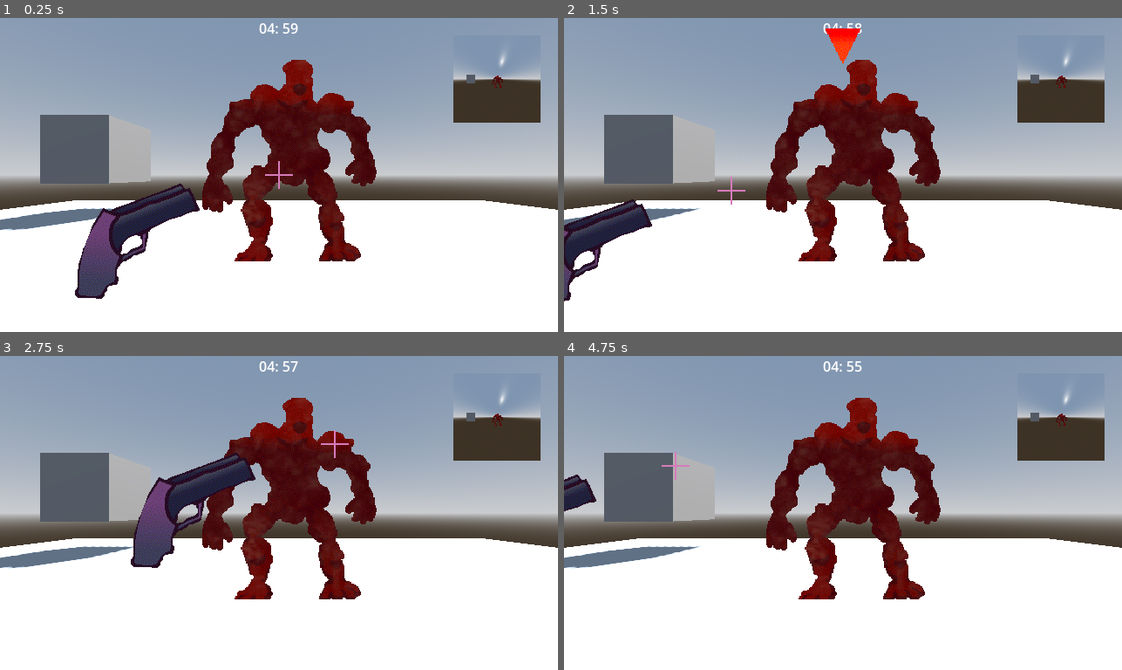
Above: before the commit, frames 1-4 (two rows, left to right).
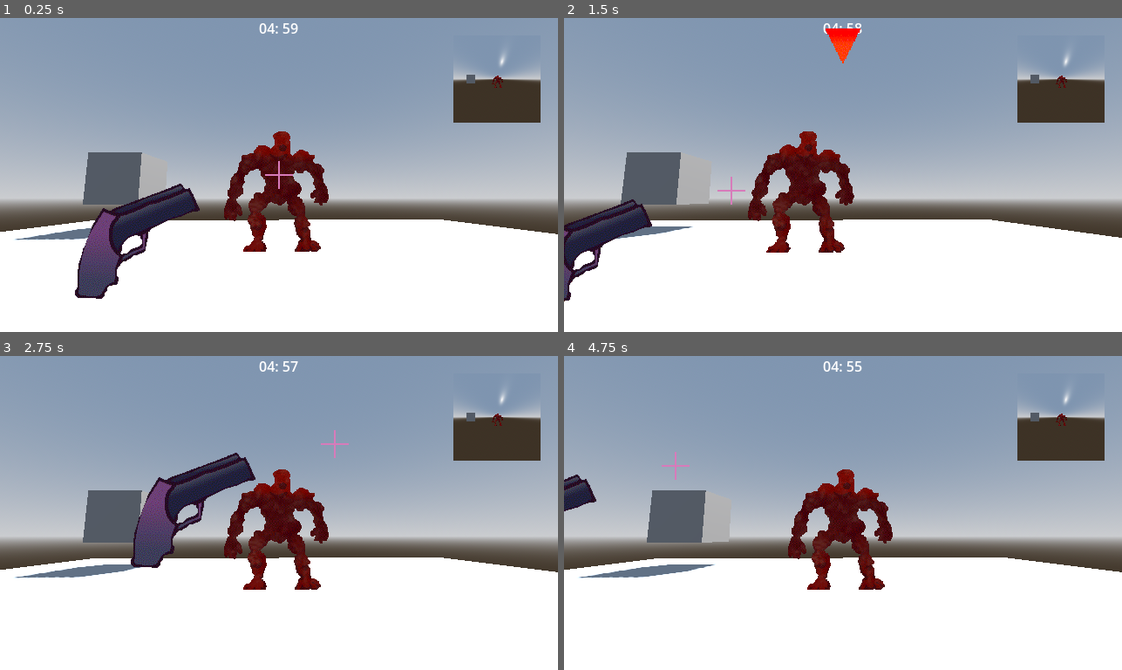
Above: after the commit, the same moments.

Repository: danielday-dev/dungeon-crawler-jam-2025
Game: Godot game, scene res://Levels/combatsave.tscn
Two runs of this game, one before a commit and one after it. Both use one fixed random seed, a clock stepped at 60 frames per second and the inputs below.
Inputs (mouse positions are in pixels of both pictures, inside the frame that each line leads up to):
- Up to frame 1 (0.25 s): no input
- Up to frame 2 (1.5 s): tap Enter at 0.5 s; move the mouse to (965, 159) at 0.52 s; hold D (right) 0.53-1.28 s; tap Q (look_left) at 0.6 s; click (965, 159) at 0.67 s; tap Space at 1.25 s; move the mouse to (731, 190) at 1.27 s; hold S (down) from 1.28 s (still down); tap E (look_right) at 1.35 s
- Up to frame 3 (2.75 s): move the mouse to (334, 443) at 2.02 s; release S (down) at 2.03 s; hold D (right) from 2.03 s (still down); tap Q (look_left) at 2.1 s
- Up to frame 4 (4.75 s): tap Enter at 2.75 s; move the mouse to (815, 575) at 2.77 s; release D (right) at 2.78 s; hold W (up) 2.78-3.53 s; tap E (look_right) at 2.85, 4.35 s; click (815, 575) at 2.92 s; move the mouse to (1010, 560) at 3.52 s; hold A (left) from 3.53 s (still down); tap Q (look_left) at 3.6 s; move the mouse to (675, 465) at 4.27 s

The runs differ from the first frame. In frame 1, 23% of the frame differs, in the area x 0-100%, y 13-78%; in frame 2, 23%; in frame 3, 23%; in frame 4, 24%.

Commit message:
added dodge animations

Diff:
--- a/Assets/Combat/combat.gd
+++ b/Assets/Combat/combat.gd
@@ -20,6 +20,7 @@
 @export var _attackIndicatorsParent: Node;
 
 signal weak_spot_reveal;
+signal dodge(direction: Vector2);
 
 # dict of attack directions and the corresponding input direction that allows you to dodge successfully
 # (the reverse of the attack dir)
@@ -103,6 +104,8 @@
 		if (_time_since_dodge_input < _dodge_input_window):
 			return;
 
+		dodge.emit(_dodge_input_direction);
+
 		# reset stored dodge input, prevent dodging again until small cooldown period done
 		_dodge_input_direction = Vector2.ZERO;
 		_player_state = PlayerState.DODGE_COOLDOWN;
--- a/Assets/Entities/Base/entity_base.gd
+++ b/Assets/Entities/Base/entity_base.gd
@@ -9,6 +9,7 @@
 
 var m_input_move : Vector2i = Vector2i.ZERO;
 var m_input_turn : float = 0.0;
+@export var health: float = 3.0;
 
 #########################################################################
 # Internal.
--- a/Levels/combatsave.tscn
+++ b/Levels/combatsave.tscn
@@ -1,12 +1,14 @@
-[gd_scene load_steps=14 format=3 uid="uid://dfpb0wfedv01w"]
+[gd_scene load_steps=17 format=3 uid="uid://dfpb0wfedv01w"]
 
 [ext_resource type="PackedScene" uid="uid://b1xlm6mmsi7mp" path="res://Assets/Combat/combat.tscn" id="1_cnvjw"]
 [ext_resource type="PackedScene" uid="uid://dhuuv1e6aff8j" path="res://Assets/Timer/heartbeat.tscn" id="2_cnvjw"]
+[ext_resource type="Script" uid="uid://u0wfc675b7mn" path="res://Levels/player_combat.gd" id="3_cnvjw"]
 [ext_resource type="PackedScene" uid="uid://ddffnt81wfxkt" path="res://Assets/Combat/TargetingRing/targeting_ring_3d.tscn" id="5_0m6j6"]
 [ext_resource type="Texture2D" uid="uid://cdvwudv845sho" path="res://Assets/Combat/Sprites/Arrow.png" id="5_cnvjw"]
 [ext_resource type="Script" uid="uid://cjq6hjyjcbwxh" path="res://Assets/Minimap/minimap.gd" id="6_abpda"]
 [ext_resource type="PackedScene" uid="uid://cgnac65wpahfa" path="res://Assets/Combat/WeakPoint/weak_spot.tscn" id="7_k1dr4"]
 [ext_resource type="SpriteFrames" uid="uid://d32lrvp3xi3t3" path="res://Assets/Entities/Enemies/FleshHulk/flesh_hulk_sprite_frames.tres" id="7_pexy1"]
+[ext_resource type="Script" uid="uid://b7uf43us23rwd" path="res://Assets/Combat/weak_spot.gd" id="8_k1dr4"]
 
 [sub_resource type="ProceduralSkyMaterial" id="ProceduralSkyMaterial_s41d2"]
 sky_horizon_color = Color(0.662243, 0.671743, 0.686743, 1)
@@ -20,6 +22,10 @@
 sky = SubResource("Sky_gtnvv")
 tonemap_mode = 2
 
+[sub_resource type="Curve" id="Curve_cnvjw"]
+_data = [Vector2(0, 0), 0.0, 0.0, 0, 0, Vector2(0.265957, 1), 0.990169, 0.990169, 0, 0, Vector2(0.75, 0), 0.0, 0.0, 0, 0]
+point_count = 3
+
 [sub_resource type="CapsuleMesh" id="CapsuleMesh_61lih"]
 
 [sub_resource type="PlaneMesh" id="PlaneMesh_s41d2"]
@@ -31,7 +37,6 @@
 [node name="Combat" parent="." node_paths=PackedStringArray("_timer", "_attackRing", "_weakSpotsParent", "_attackIndicatorsParent") instance=ExtResource("1_cnvjw")]
 _timer = NodePath("../Heartbeat")
 _attackRing = NodePath("../TargetingRing3D")
-_attackPattern = Array[int]([0, 1, 0, 1, 2, 3])
 _weakSpotsParent = NodePath("../Enemy/WeakSpots")
 _attackIndicatorsParent = NodePath("../CanvasLayer/AttackIndicators")
 
@@ -45,8 +50,11 @@
 transform = Transform3D(-0.866025, -0.433013, 0.25, 0, 0.5, 0.866025, -0.5, 0.75, -0.433013, 0, 0, 0)
 shadow_enabled = true
 
-[node name="Player" type="Node3D" parent="."]
-transform = Transform3D(1, 0, 0, 0, 1, 0, 0, 0, 1, -0.00156617, 0.00160146, -0.000651836)
+[node name="Player" type="Node3D" parent="." node_paths=PackedStringArray("testEnemy")]
+transform = Transform3D(1, 0, 0, 0, 1, 0, 0, 0, 1, -0.00156617, 0.00160146, 0.999348)
+script = ExtResource("3_cnvjw")
+testEnemy = NodePath("../Enemy")
+dodgeCurve = SubResource("Curve_cnvjw")
 
 [node name="Head" type="Node3D" parent="Player"]
 transform = Transform3D(1, 0, 0, 0, 1, 0, 0, 0, 1, 0, -0.378963, 0)
@@ -178,6 +186,7 @@
 
 [node name="WeakSpots" type="Node3D" parent="Enemy"]
 transform = Transform3D(1, 0, 0, 0, 1, 0, 0, 0, 1, 0, 0, 0.296308)
+script = ExtResource("8_k1dr4")
 
 [node name="WeakSpot" parent="Enemy/WeakSpots" instance=ExtResource("7_k1dr4")]
 transform = Transform3D(1, 0, 0, 0, 1, 0, 0, 0, 1, 0, 0.468908, 0)
@@ -194,6 +203,7 @@
 [node name="WeakSpot5" parent="Enemy/WeakSpots" instance=ExtResource("7_k1dr4")]
 transform = Transform3D(1, 0, 0, 0, 1, 0, 0, 0, 1, -0.293828, -0.588476, 0)
 
+[connection signal="dodge" from="Combat" to="Player" method="_on_combat_dodge"]
 [connection signal="weak_spot_reveal" from="Combat" to="TargetingRing3D" method="_on_combat_weak_spot_reveal"]
 [connection signal="heart_beat" from="Heartbeat" to="Combat" method="_on_heartbeat_heart_beat"]
 [connection signal="heart_beat" from="Heartbeat" to="TargetingRing3D" method="_on_heartbeat_heart_beat"]
--- /dev/null
+++ b/Levels/player_combat.gd
@@ -0,0 +1,37 @@
+extends Node3D
+
+@export var testEnemy: Node3D;
+@export var dodgeCurve: Curve;
+@onready var head = $Head;
+
+var m_cam_original_pos: Vector3;
+var m_look_at_enemy: Vector3 = Vector3.ZERO;
+var m_enemy_pos_lerped: Vector3;
+var m_time_lerp: float = 0.0;
+var m_dodging_direction: Vector2 = Vector2.ZERO;
+var m_dodge_distance: float = 0.5;
+
+func _ready() -> void:
+	m_cam_original_pos = head.position;
+	_on_combat_enter(testEnemy.global_position);
+
+func _on_combat_enter(enemyPos: Vector3) -> void:
+	head.look_at(enemyPos);
+
+func _process(delta: float) -> void:
+	_dodge_direction(delta);
+
+func _dodge_direction(delta: float) -> void:
+	if (m_dodging_direction == Vector2.ZERO):
+		return;
+
+	var curve_value: float = dodgeCurve.sample(m_time_lerp) * m_dodge_distance;
+	head.position = m_cam_original_pos + Vector3(m_dodging_direction.x * curve_value, m_dodging_direction.y * -curve_value, 0.0);
+	m_time_lerp += delta;
+
+	if (m_time_lerp >= 1.0):
+		m_dodging_direction = Vector2.ZERO;
+		m_time_lerp = 0.0;
+
+func _on_combat_dodge(direction: Vector2) -> void:
+	m_dodging_direction = direction;
Not shown, added: Levels/player_combat.gd.uid
